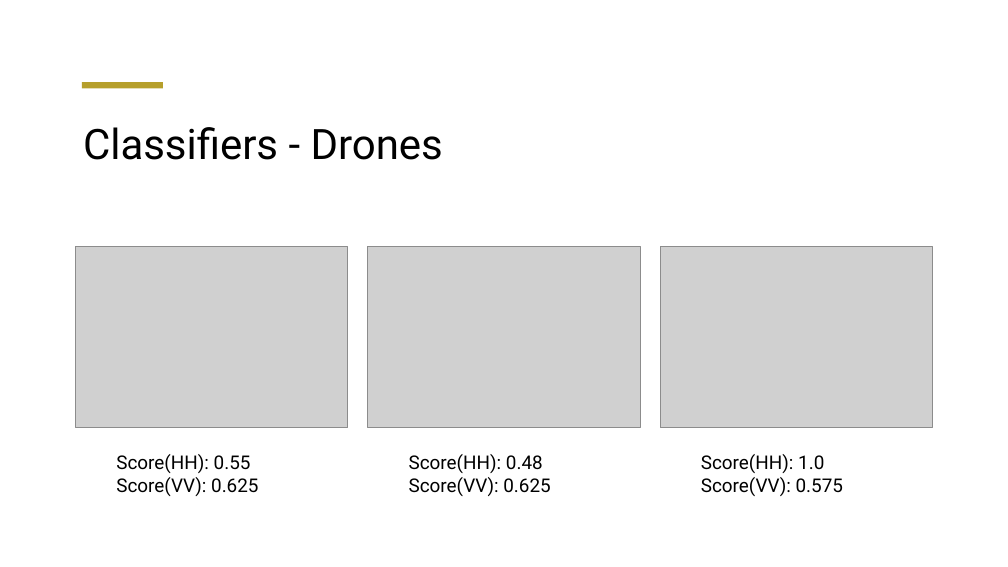
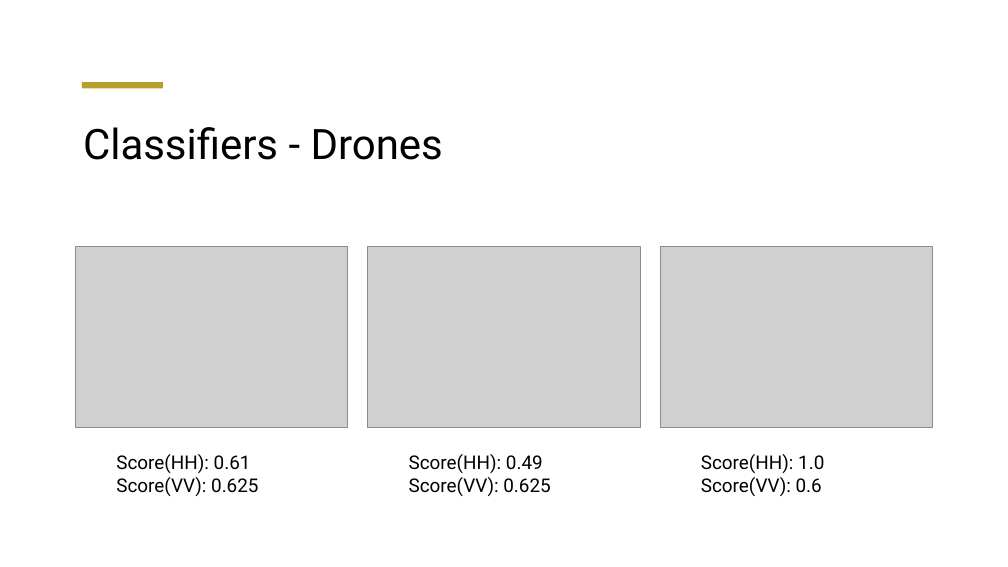
Before and after one commit to sa1g/Drone-RCS-recognition, a slide deck: slide 10 of Presentation/Presentation.pptx. Drawn at 1008x567 pixels with LibreOffice and Linux fonts; fonts in the diff are those of the drawing; grey boxes stand for pictures. Boxes give left, top, right and bottom in pixels: in the first picture for what was removed or moved away, otherwise in the second. Text is boxed around its words. In the diff, an @@ line names an element or a change of style, - is before the commit and + after.

```diff
--- a/Presentation/Presentation.pptx
+++ b/Presentation/Presentation.pptx
@@ text at <box>116,454,251,473</box>: text changed @@
-Score(HH): 0.55
+Score(HH): 0.61
@@ text at <box>409,454,543,473</box>: text changed @@
-Score(HH): 0.48
+Score(HH): 0.49
@@ text at <box>701,477,822,496</box>: text changed @@
-Score(VV): 0.575
+Score(VV): 0.6
```
Also in this commit, not shown: 3 other slides changed, 1 other file.
